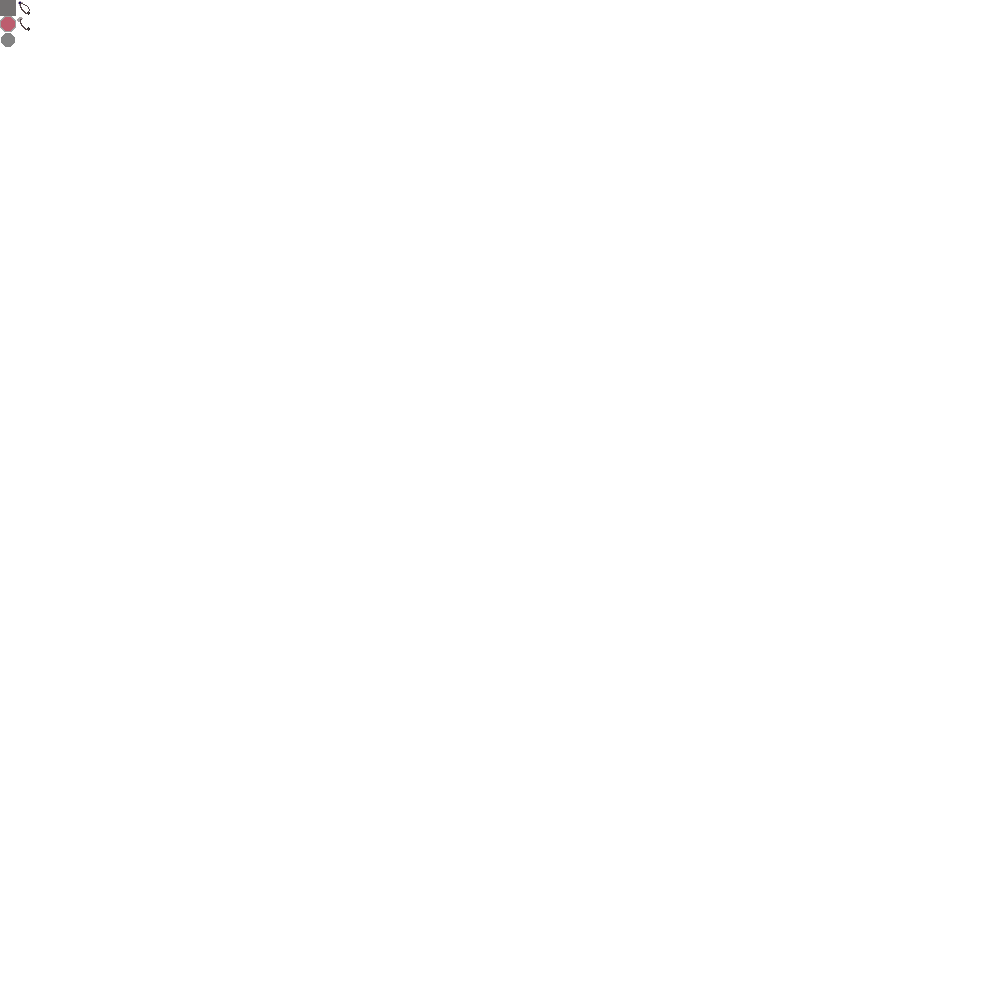
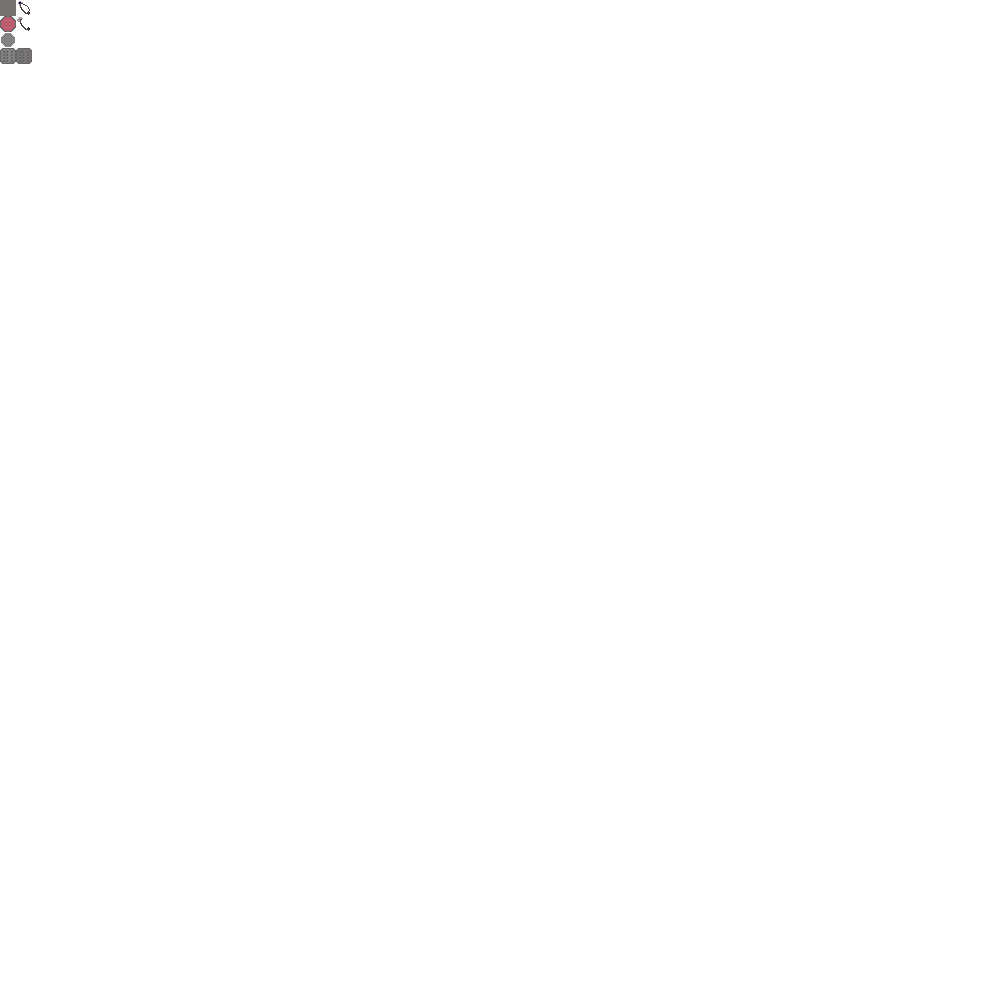
Layers edited between the first and the second 1000x1000 image:
painted on "Background" over [0, 16, 32, 64]
